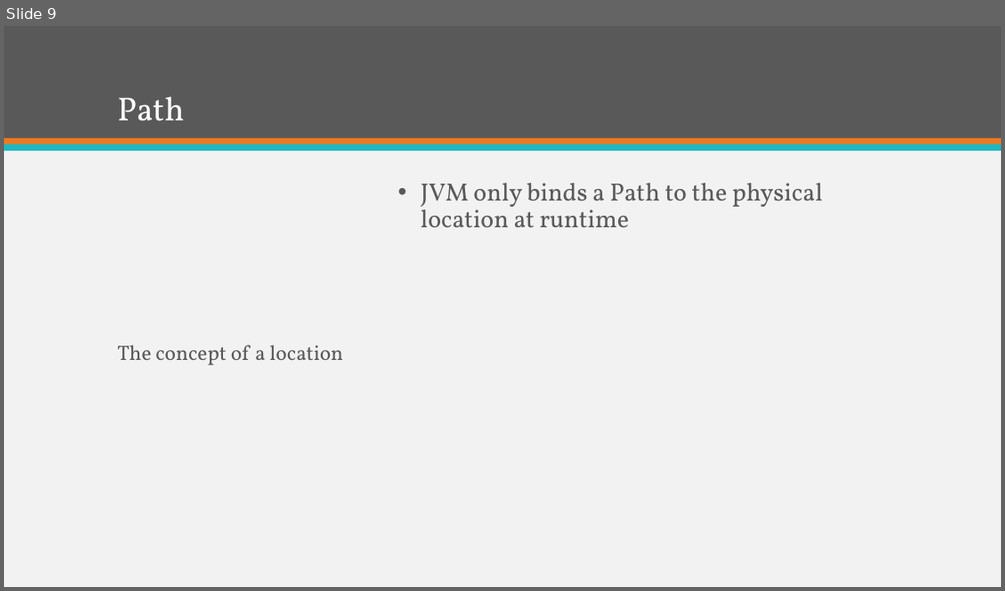
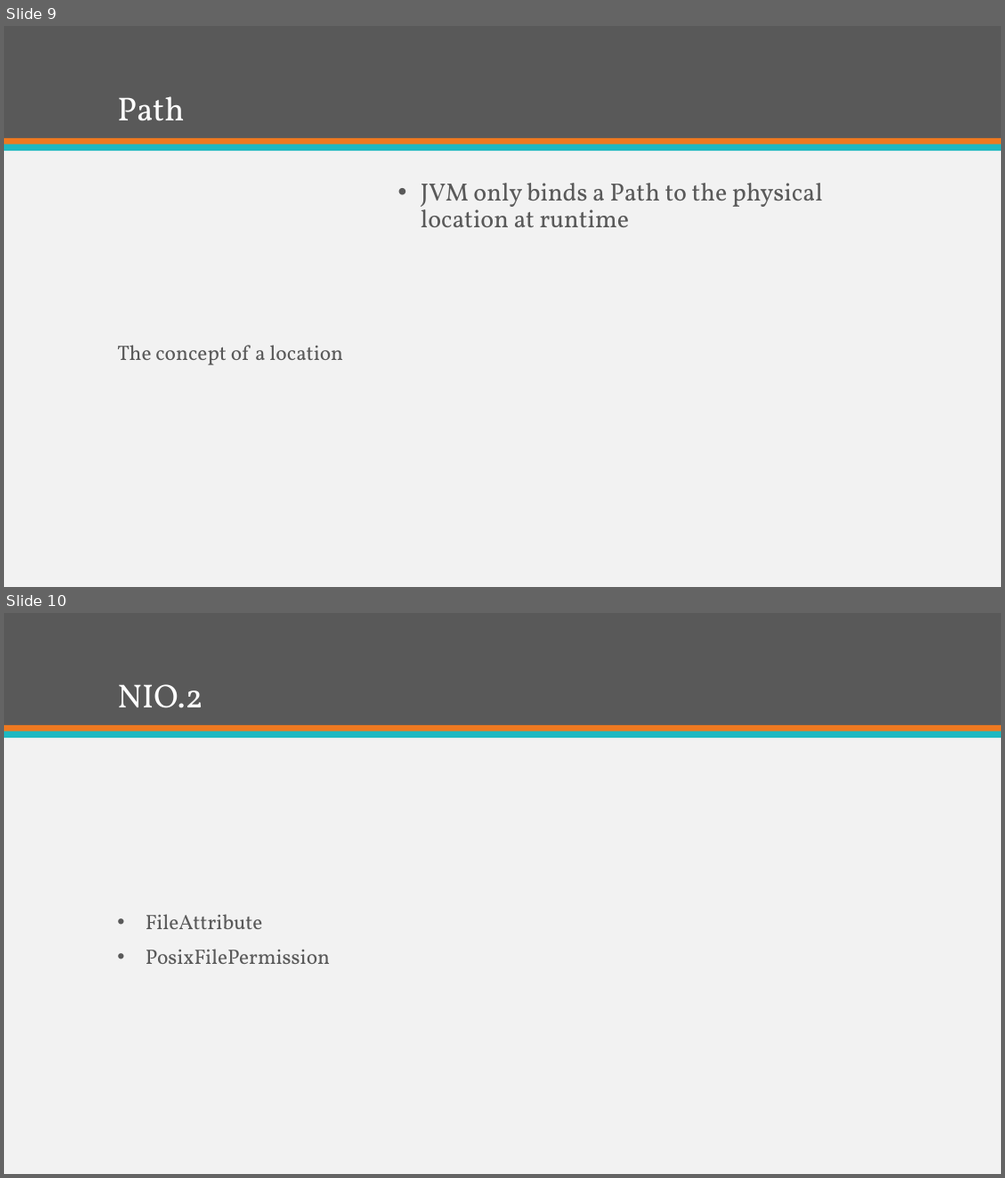
Before and after one commit to KKAries/my-repository, a slide deck: Brief Introduction of Java 7.pptx. Shown one above the other, each under a label of ours: slide 9 before the commit, slides 9 and 10 after it. The pictures are 1005x591 and 1005x1178 pixels, drawn with LibreOffice and Linux fonts; fonts in the diff are those of the drawing. Boxes give left, top, right and bottom in pixels: in the first picture for what was removed or moved away, otherwise in the second. Text is boxed around its words. In the diff, an @@ line names an element or a change of style, - is before the commit and + after.

```diff
--- a/Brief Introduction of Java 7.pptx
+++ b/Brief Introduction of Java 7.pptx
@@ slide 10 added at (x1=4, y1=613, x2=1001, y2=1174), background #F2F2F2; not listed: 3 template elements that a slide beside it also shows @@
@@ title added at (x1=117, y1=684, x2=202, y2=708), 32 pt, text #FFFFFF @@
+NIO.2
@@ text added at (x1=146, y1=914, x2=330, y2=964), 20 pt, text #595959 @@
+• FileAttribute
+• PosixFilePermission
```
Also in this commit, not shown: 3 other slides added, 2 slides removed, 1 other file.
